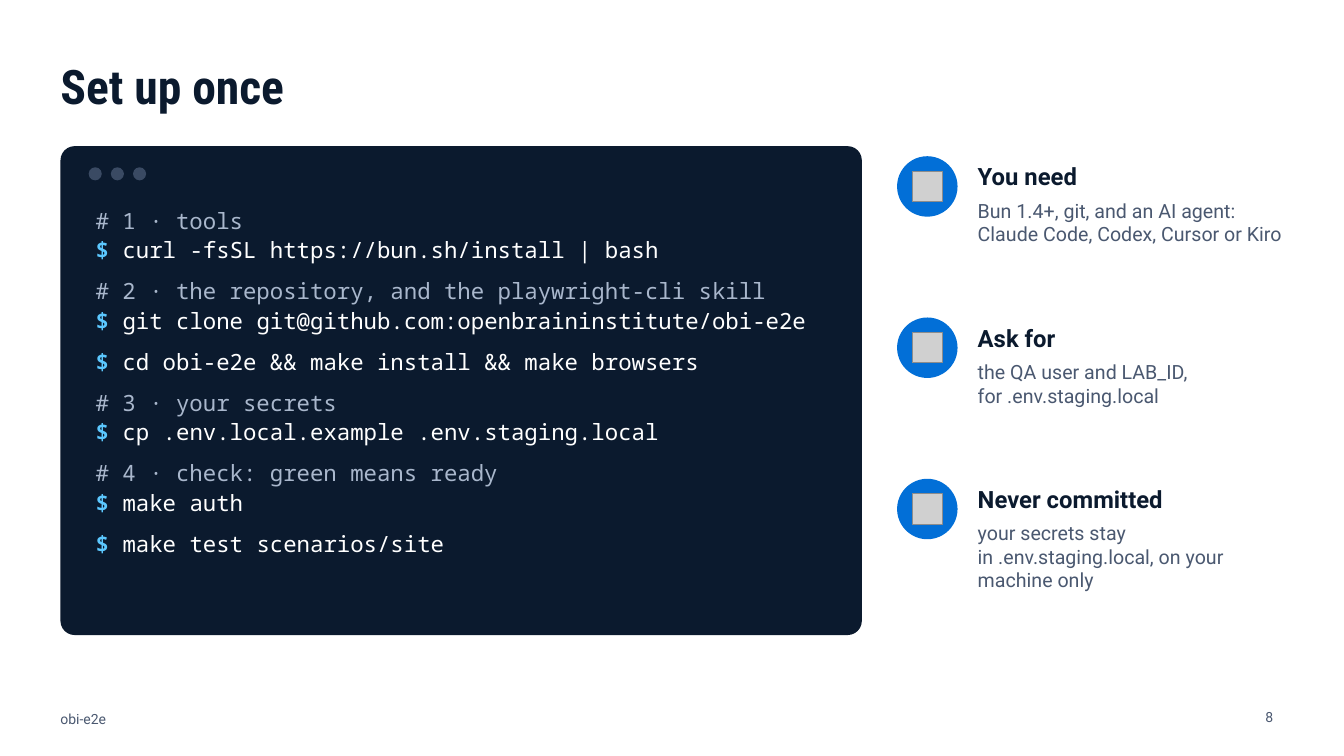
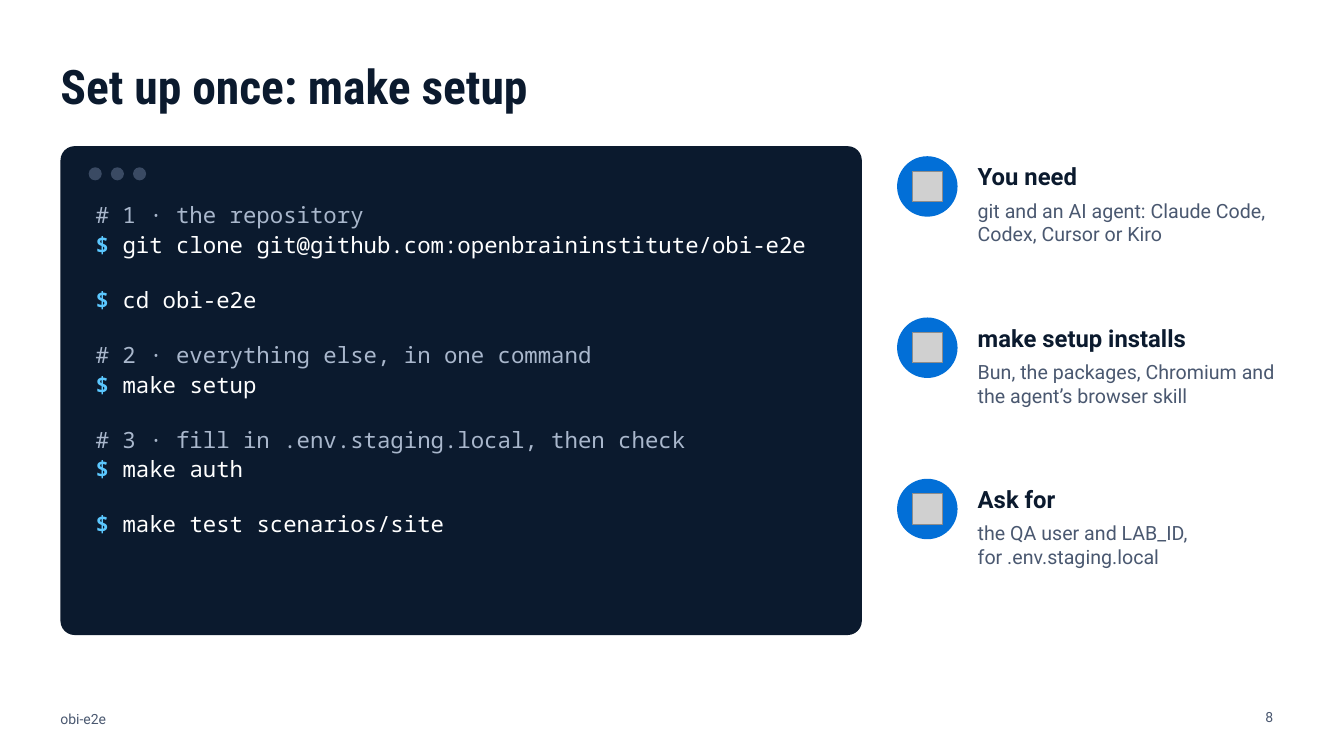
Before and after one commit to openbraininstitute/obi-e2e, a slide deck: slide 8 of docs/obi-e2e-onboarding.pptx. Drawn at 1344x756 pixels with LibreOffice and Linux fonts; fonts in the diff are those of the drawing; grey boxes stand for pictures. Boxes give left, top, right and bottom in pixels: in the first picture for what was removed or moved away, otherwise in the second. Text is boxed around its words. In the diff, an @@ line names an element or a change of style, - is before the commit and + after.

```diff
--- a/docs/obi-e2e-onboarding.pptx
+++ b/docs/obi-e2e-onboarding.pptx
@@ title at (60, 68, 528, 114): text changed @@
-Set up once
+Set up once: make setup
@@ text at (122, 206, 364, 229): text changed @@
-# 1 · tools
-$ curl -fsSL https://bun.sh/install | bash
-# 2 · the repository, and the playwright-cli skill
+# 1 · the repository
@@ text at (978, 203, 1265, 244): text changed @@
-Bun 1.4+, git, and an AI agent: Claude Code, Codex, Cursor or Kiro
+git and an AI agent: Claude Code, Codex, Cursor or Kiro
@@ text at (123, 236, 806, 533): more space between paragraphs @@
@@ text at (122, 291, 685, 453): text changed; text colour #FFFFFF to #A9B7CC @@
-$ cd obi-e2e && make install && make browsers
-# 3 · your secrets
-$ cp .env.local.example .env.staging.local
-# 4 · check: green means ready
+$ cd obi-e2e
+# 2 · everything else, in one command
+$ make setup
+# 3 · fill in .env.staging.local, then check
@@ text at (978, 329, 1186, 352): text changed @@
-Ask for
+make setup installs
@@ text at (978, 364, 1275, 407): text changed @@
-the QA user and LAB_ID, for .env.staging.local
+Bun, the packages, Chromium and the agent’s browser skill
@@ text at (978, 490, 1056, 509): text changed @@
-Never committed
+Ask for
@@ text at (978, 525, 1188, 568): text changed @@
-your secrets stay in .env.staging.local, on your machine only
+the QA user and LAB_ID, for .env.staging.local
```
Also in this commit, not shown: 4 other slides changed, 6 other files.
